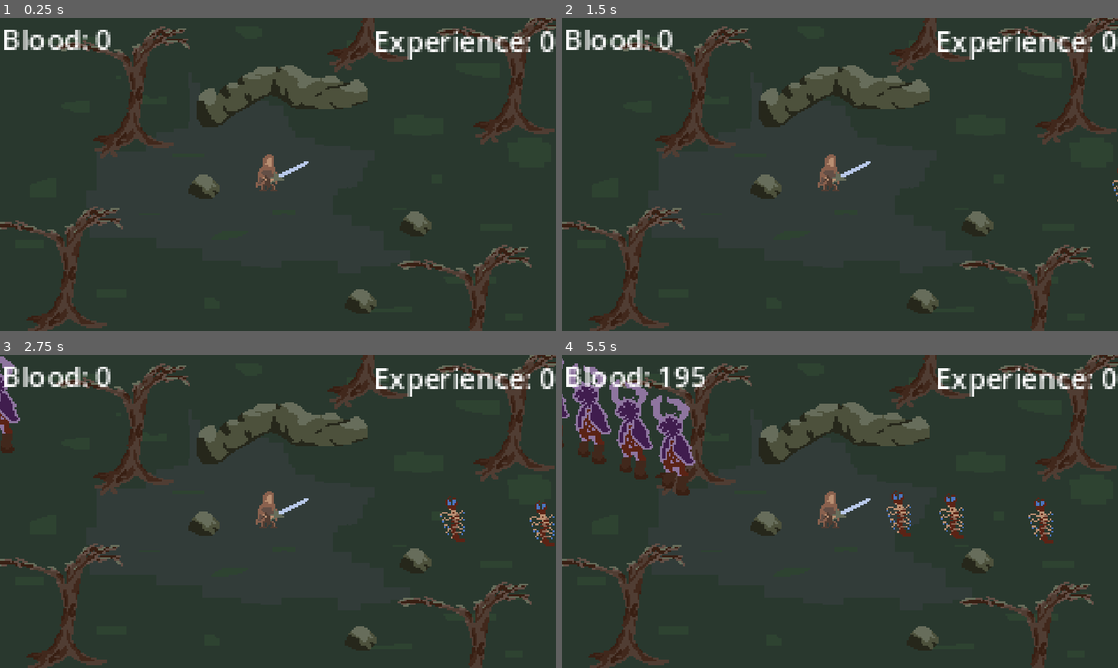
Above: before the commit, frames 1-4 (two rows, left to right).
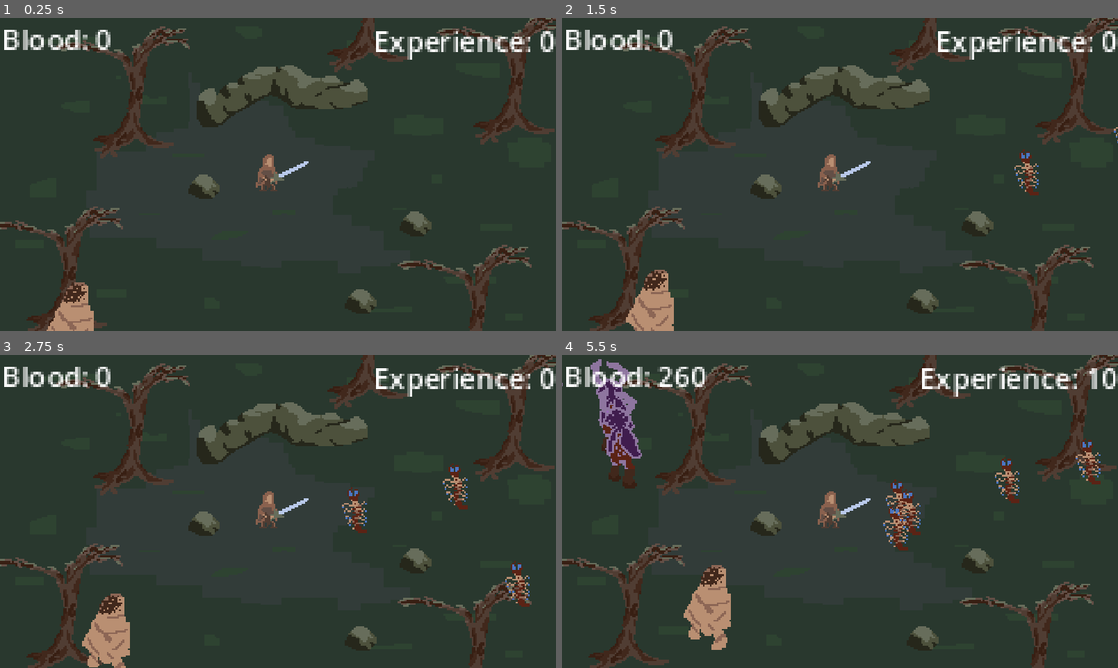
Above: after the commit, the same moments.

Repository: MrTrupen/vampires_idle
Game: Godot game, scene res://Scenes/main_scene.tscn
Same seed, same stepped clock (60 frames per second), same inputs: the game is played once before the commit and once after it. The engine's default icon, where the game draws it, is replaced by a stand-in: a white triangle on a blue panel in a dark square.
Inputs:
- Up to frame 1 (0.25 s): no input
- Up to frame 2 (1.5 s): no input
- Up to frame 3 (2.75 s): no input
- Up to frame 4 (5.5 s): no input

The runs differ from the first frame. In frame 1, 0.7% of the frame differs, in the area x 8-17%, y 84-100%; in frame 2, 1.3%; in frame 3, 3.1%; in frame 4, 8.9%, in the area x 0-100%, y 1-95%.

Commit message:
Fixed spawner limit and randomized spawn position

Diff:
--- a/Scenes/main_scene.tscn
+++ b/Scenes/main_scene.tscn
@@ -22,24 +22,23 @@
 monitoring = false
 
 [node name="Spawner_deer" parent="." instance=ExtResource("5_fdk3j")]
-position = Vector2(-203, -76)
+position = Vector2(-216, -110)
 monster_data = ExtResource("4_oe0yq")
 monster_template = ExtResource("2_y8684")
 
 [node name="Spawner_bug" parent="." instance=ExtResource("5_fdk3j")]
-position = Vector2(187, 9)
+position = Vector2(208, 16)
 monster_data = ExtResource("3_jf1yb")
 monster_template = ExtResource("2_y8684")
 
 [node name="Spawner_golem" parent="." instance=ExtResource("5_fdk3j")]
-position = Vector2(-94, 108)
+position = Vector2(-83, 128)
 monster_data = ExtResource("7_0j2qv")
 monster_template = ExtResource("2_y8684")
 
 [node name="GUI" type="Node2D" parent="."]
 
 [node name="Blood_counter" type="Label" parent="GUI"]
-anchors_preset = -1
 offset_left = -157.0
 offset_top = -88.0
 offset_right = -77.0
--- a/Scripts/spawner.gd
+++ b/Scripts/spawner.gd
@@ -4,21 +4,24 @@
 @export var monster_template: PackedScene
 
 var spawn_timer: float = 0
+var random_manager = RandomNumberGenerator.new()
 
 
 func _ready():
 	if monster_data:
 		monster_data = monster_data.duplicate()
-		spawn_timer = monster_data.respawn_cooldown * 60
 	else:
 		print("Monster data not set")
 		queue_free()
 
 
 func _physics_process(_delta):
-	if spawn_timer <= 0 and get_child_count() < monster_data.monsters_spawn_limit:
+	if spawn_timer <= 0 and get_child_count() <= monster_data.monsters_spawn_limit:
 		spawn_timer = monster_data.respawn_cooldown * 60
 		var monster: Area2D = Monster.new_enemy(monster_data, monster_template)
 		add_child(monster)
+		monster.position = Vector2(
+			random_manager.randf_range(-50, 50), random_manager.randf_range(-50, 50)
+		)
 	else:
 		spawn_timer -= 1
